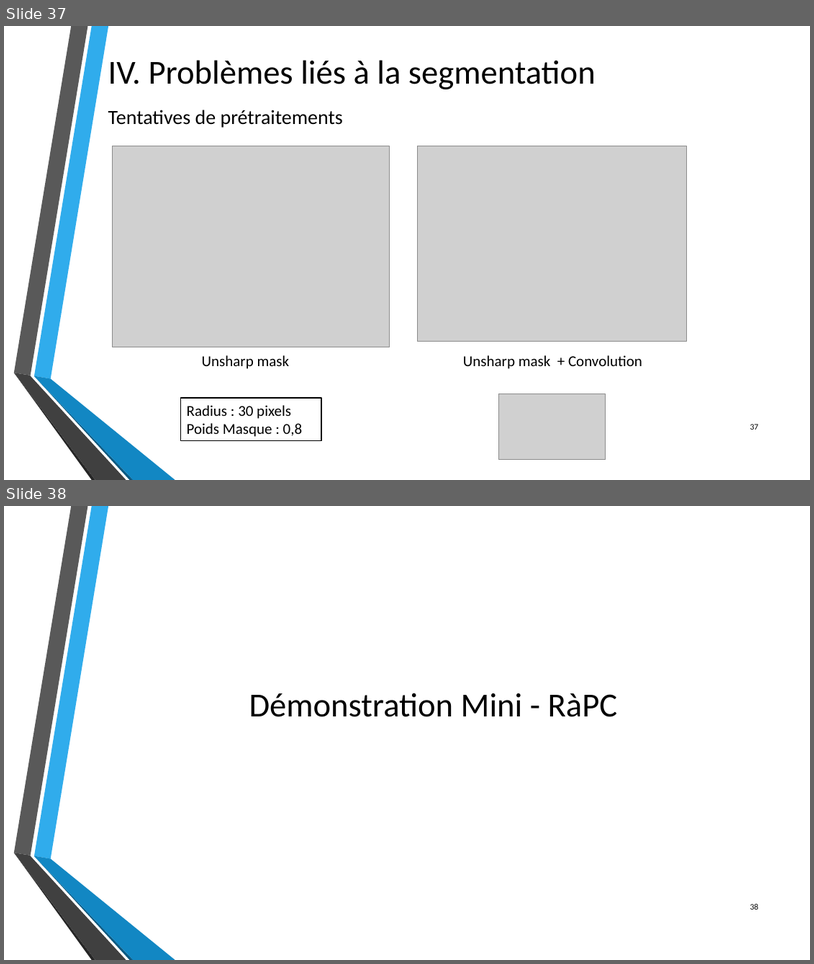
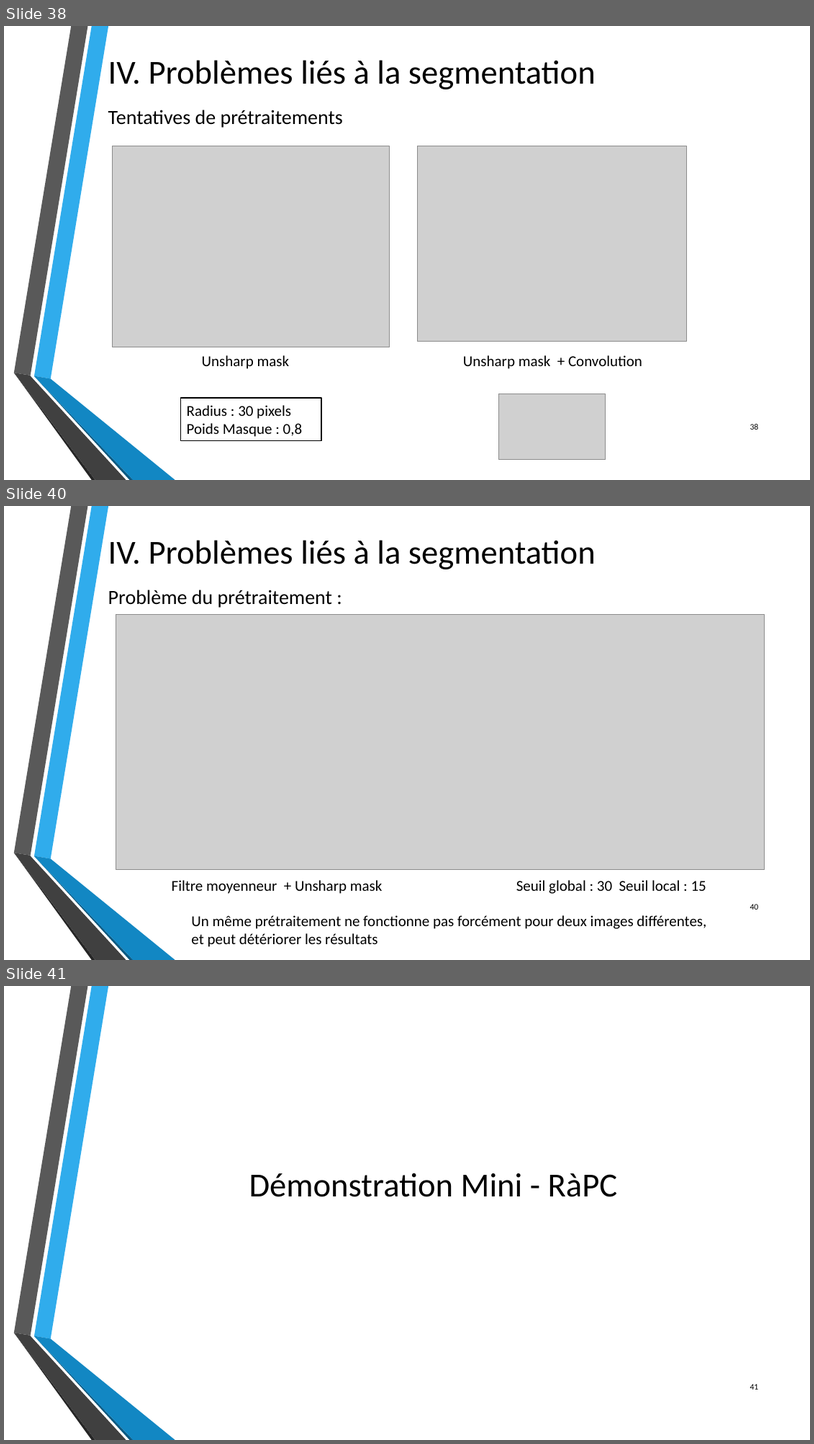
Before and after one commit to byZipo/Dossiers-Stage, a slide deck: Travail_realise/Presentations/Utilisation_du_RaPC_pour_la_segmentation_d_images.pptx. Shown one above the other, each under a label of ours: slides 37 and 38 before the commit, slides 38, 40 and 41 after it; the slides between them are not shown. The pictures are 814x964 and 814x1444 pixels, drawn with LibreOffice and Linux fonts; fonts in the diff are those of the drawing; grey boxes stand for pictures; background and template pictures are left out. Boxes give left, top, right and bottom in pixels: in the first picture for what was removed or moved away, otherwise in the second. Text is boxed around its words. In the diff, an @@ line names an element or a change of style, - is before the commit and + after.

```diff
--- a/Travail_realise/Presentations/Utilisation_du_RaPC_pour_la_segmentation_d_images.pptx
+++ b/Travail_realise/Presentations/Utilisation_du_RaPC_pour_la_segmentation_d_images.pptx
@@ slide 40 added at <box>4,506,810,960</box>, background picture (left out); not listed: 6 template elements that a slide beside it also shows @@
@@ title added at <box>108,540,596,569</box>, 40 pt, text #000000 @@
+IV. Problèmes liés à la segmentation
@@ text added at <box>108,590,332,608</box>, 24 pt, text #000000 @@
+Problème du prétraitement :
@@ picture added at <box>116,614,765,869</box> @@
@@ text added at <box>172,880,383,893</box>, 18 pt, text #000000 @@
+Filtre moyenneur + Unsharp mask
@@ text added at <box>517,880,707,893</box>, 18 pt, text #000000 @@
+Seuil global : 30 Seuil local : 15
@@ text added at <box>191,915,707,947</box>, 18 pt, text #000000 @@
+Un même prétraitement ne fonctionne pas forcément pour deux images différentes, et peut détériorer les résultats
@@ page number added at <box>751,903,759,909</box>, 10 pt, text #000000 @@
+40
@@ what was slide 37 is now slide 38 @@
@@ page number at <box>751,423,759,429</box>: text changed @@
-37
+38
@@ what was slide 38 is now slide 41 @@
@@ page number at <box>751,1383,759,1389</box>: text changed @@
-38
+41
```
Also in this commit, not shown: 2 other slides added, 4 other files.
